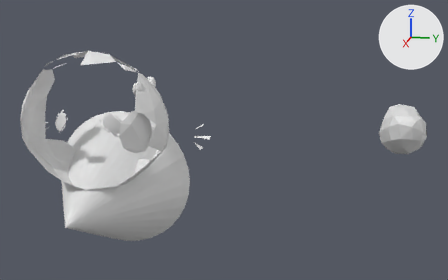
One commit to the glTF model public/models/head-4.glb: the scene before it, then after it.
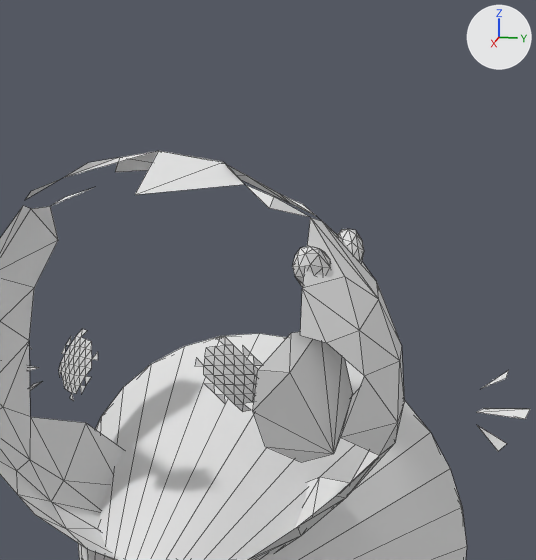
The first picture shows the older version from a 50 mm lens placed at (7.32, 3.16, 2.73), pointed at (-0.13, 1.67, 0.86). The close-ups show both versions on the part from 8% to 47% of the width and 0% to 66% of the height of that picture; other places that the commit changed are outside them. The axes (+X, +Y, +Z) are drawn at upper right. The lights are the same throughout. The close-ups show mesh edges as thin lines. Where no turn or scale is listed for an object, it has been applied to the vertices. Vertices at the same position are counted once.

The scene before the commit, as lines of its bpy script (objects in view):
```python
me_cone_001 = bpy.data.meshes.new('Cone.001')
me_cone_001.from_pydata(...)  # 33 vertices, 62 faces; spans x -1.01..1.0, y -1.0..1.0, z -1.0..1.0
me_roundcube_007 = bpy.data.meshes.new('Roundcube.007')
me_roundcube_007.from_pydata(...)  # 102 vertices, 129 faces; spans x -0.09..0.101, y -0.486..0.479, z -0.103..0.207
me_roundcube_009 = bpy.data.meshes.new('Roundcube.009')
me_roundcube_009.from_pydata(...)  # 87 vertices, 166 faces; spans x -0.317..0.321, y 0.628..0.77, z 1.429..1.624
ob_cone = bpy.data.objects.new('Cone', me_cone_001)
ob_cone.location = (0.0, 0.0, 0.0)
ob_eye_brow = bpy.data.objects.new('Eye-brow', me_roundcube_009)
ob_eye_brow.location = (0.0, 0.0, 0.0)
ob_eyes = bpy.data.objects.new('Eyes', me_roundcube_007)
ob_eyes.location = (0.255, 0.029, 1.044)
# also in view: 'Head' at (0.04, 0.02, 1.06); 'Hair' at (-0.55, 0.09, 0.84); 'Eye-ball' at (0.0, 0.72, 1.05)
```
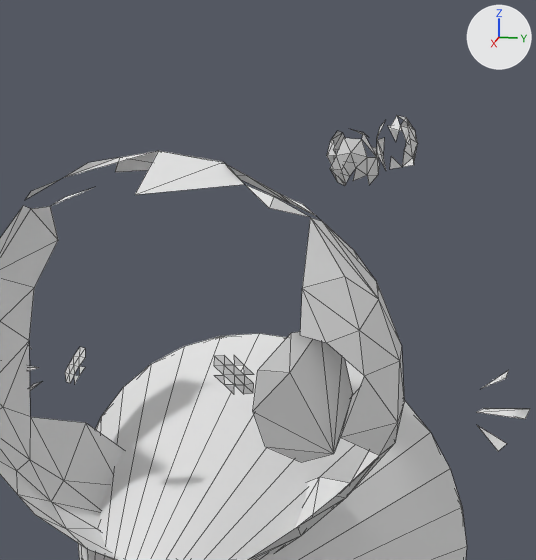
Edits to the scene script, one JSON object a line:
```json
{"block": "me_roundcube_007", "where": "# used by ob_eyes; location = (0.255, 0.029, 1.044)"}
{"op": "remove", "block": "me_roundcube_007", "code": "me_roundcube_007.from_pydata(...)  # 102 vertices, 129 faces; spans x -0.09..0.101, y -0.486..0.479, z -0.103..0.207"}
{"op": "add", "block": "me_roundcube_007", "code": "me_roundcube_007.from_pydata(...)  # 35 vertices, 34 faces; spans x -0.037..0.086, y -0.432..0.42, z -0.028..0.134"}
{"block": "me_roundcube_007", "change": "me_roundcube_007 part 1"}
{"block": "me_roundcube_007", "change": "35 vertices are removed from x -0.09..0.073, y -0.486..-0.229, z -0.103..0.207"}
{"block": "me_roundcube_007", "change": "48 faces are deleted"}
{"block": "me_roundcube_007", "change": "me_roundcube_007 part 2"}
{"block": "me_roundcube_007", "change": "32 vertices are removed from x -0.027..0.101, y 0.202..0.479, z -0.103..0.207"}
{"block": "me_roundcube_007", "change": "47 faces are deleted"}
{"block": "me_roundcube_009", "where": "# used by ob_eye_brow; location = (0.0, 0.0, 0.0)"}
{"op": "remove", "block": "me_roundcube_009", "code": "me_roundcube_009.from_pydata(...)  # 87 vertices, 166 faces; spans x -0.317..0.321, y 0.628..0.77, z 1.429..1.624"}
{"op": "add", "block": "me_roundcube_009", "code": "me_roundcube_009.from_pydata(...)  # 66 vertices, 60 faces; spans x -0.317..0.321, y 0.628..0.77, z 1.445..1.624"}
{"block": "me_roundcube_009", "change": "me_roundcube_009 part 3"}
{"block": "me_roundcube_009", "change": "10 vertices are removed from x 0.138..0.272, y 0.689..0.751, z 1.429..1.612"}
{"block": "me_roundcube_009", "change": "51 faces are deleted"}
{"block": "me_roundcube_009", "change": "me_roundcube_009 part 4"}
{"block": "me_roundcube_009", "change": "11 vertices are removed from x -0.287..-0.139, y 0.663..0.751, z 1.432..1.618"}
{"block": "me_roundcube_009", "change": "55 faces are deleted"}
{"op": "set", "path": "ob_eye_brow.scale", "old": "(1.0, 1.0, 1.0)", "new": "(1.29, 1.29, 1.29)"}
```

Location of each change, [x1, y1, x2, y2] in pixels of the close-ups (536 x 560 px):
```json
{"object": "Eye-brow", "change": "reshaped, rescaled", "before": [292, 229, 364, 286], "after": [327, 115, 417, 186]}
{"object": "Eyes", "change": "reshaped", "before": [59, 329, 263, 412], "after": [65, 347, 254, 394], "on screen": "7% narrower, 43% shorter"}
{"part": 1, "of": "me_roundcube_007", "change": "deleted", "before": [59, 329, 98, 401]}
{"part": 2, "of": "me_roundcube_007", "change": "deleted", "before": [195, 336, 263, 412]}
{"part": 3, "of": "me_roundcube_009", "change": "deleted", "before": [292, 246, 330, 286]}
{"part": 4, "of": "me_roundcube_009", "change": "deleted", "before": [338, 229, 358, 254]}
```
